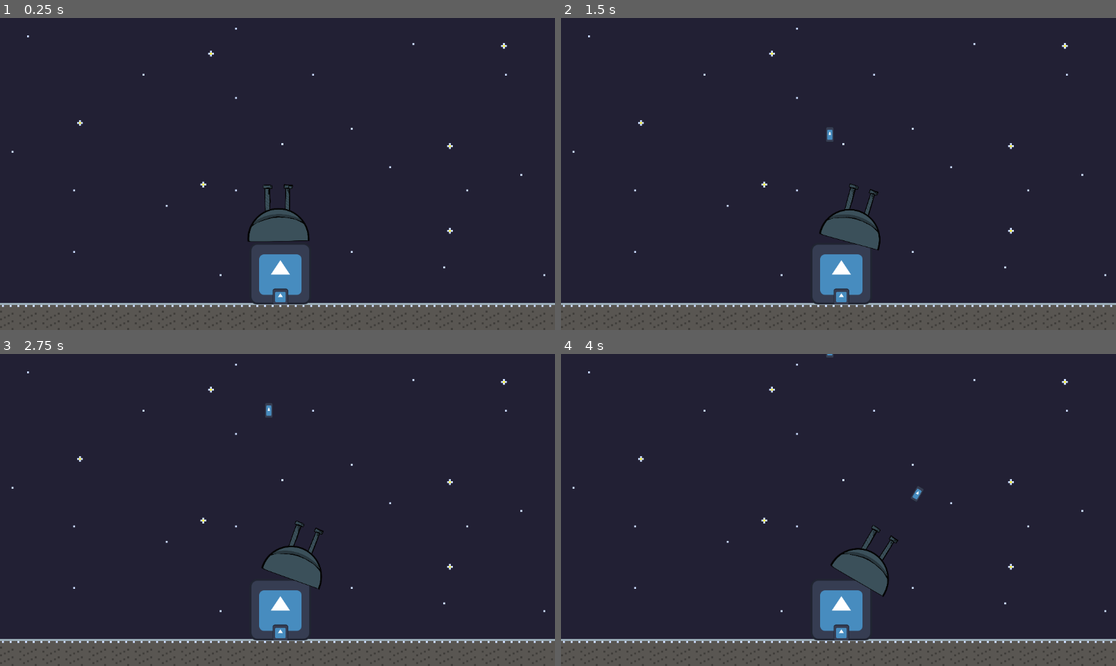
Above: before the commit, frames 1-4 (two rows, left to right).
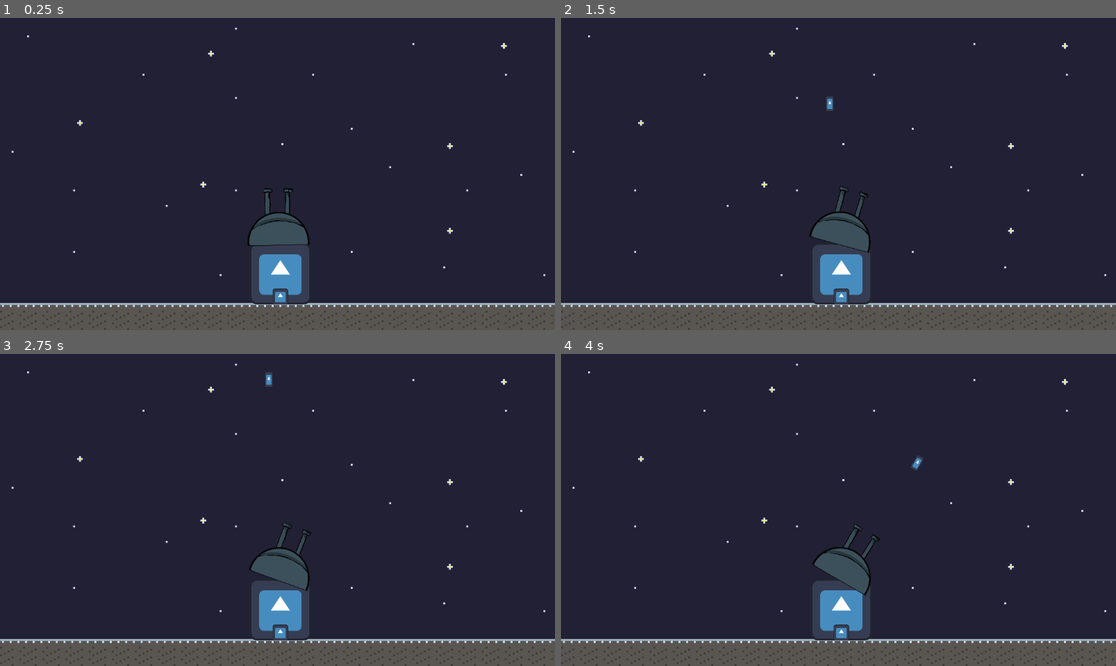
Above: after the commit, the same moments.

Repository: agoryu/galacticDefender
Game: Godot game, scene res://Level/Level.tscn
Same seed, same stepped clock (60 frames per second), same inputs: the game is played once before the commit and once after it. The engine's default icon, where the game draws it, is replaced by a stand-in: a white triangle on a blue panel in a dark square.
Inputs:
- Up to frame 1 (0.25 s): no input
- Up to frame 2 (1.5 s): tap Enter (ui_accept) at 0.5, 0.77 s; hold Right (ui_right) 0.53-1.28 s; hold Left (ui_left) from 1.28 s (still down)
- Up to frame 3 (2.75 s): tap Enter (ui_accept) at 1.52 s; release Left (ui_left) at 2.03 s; hold Right (ui_right) from 2.03 s (still down)
- Up to frame 4 (4 s): tap Enter (ui_accept) at 3.02, 3.77 s; release Right (ui_right) at 3.53 s; hold Left (ui_left) from 3.53 s (still down)

The runs differ from the first frame. In frame 1, 0.5% of the frame differs, in the area x 44-56%, y 53-74%; in frame 2, 1.0%; in frame 3, 1.1%; in frame 4, 1.3%, in the area x 45-66%, y 0-78%.

Commit message:
feat: asteroid + base

Diff:
--- /dev/null
+++ b/Character/Enemy/Asteroid.tscn
@@ -0,0 +1,20 @@
+[gd_scene load_steps=4 format=3 uid="uid://dqlyn84713ic"]
+
+[ext_resource type="Script" uid="uid://pyf3l6ev7gx1" path="res://Character/Enemy/asteroid.gd" id="1_1130v"]
+[ext_resource type="Texture2D" uid="uid://cca36ifi80l3e" path="res://icon.svg" id="1_a4umb"]
+
+[sub_resource type="RectangleShape2D" id="RectangleShape2D_a4umb"]
+size = Vector2(48, 48)
+
+[node name="Asteroid" type="CharacterBody2D"]
+collision_layer = 4
+collision_mask = 8
+script = ExtResource("1_1130v")
+
+[node name="Sprite2D" type="Sprite2D" parent="."]
+position = Vector2(-2.38419e-07, 0)
+scale = Vector2(0.375, 0.375)
+texture = ExtResource("1_a4umb")
+
+[node name="CollisionShape2D" type="CollisionShape2D" parent="."]
+shape = SubResource("RectangleShape2D_a4umb")
--- /dev/null
+++ b/Character/Enemy/asteroid.gd
@@ -0,0 +1,8 @@
+extends CharacterBody2D
+
+@onready var speed = 50
+@onready var damage = 2
+@onready var life = 3
+
+func _physics_process(delta: float) -> void:
+	pass
--- a/Character/Shooter/Bullet/bullet.gd
+++ b/Character/Shooter/Bullet/bullet.gd
@@ -1,6 +1,7 @@
 extends CharacterBody2D
 
 @export var speed = 100
+@export var damage = 1
 
 func _physics_process(delta):
 	var direction = Vector2(sin(rotation), -cos(rotation))
--- a/Character/Shooter/Shooter.tscn
+++ b/Character/Shooter/Shooter.tscn
@@ -5,7 +5,7 @@
 [ext_resource type="Texture2D" uid="uid://c41hnmqlv1tek" path="res://Character/Shooter/canon.png" id="3_3ym74"]
 
 [sub_resource type="RectangleShape2D" id="RectangleShape2D_rf7o0"]
-size = Vector2(20, 128)
+size = Vector2(16, 128)
 
 [node name="Shooter" type="Node2D"]
 script = ExtResource("1_rf7o0")
@@ -19,14 +19,15 @@
 texture = ExtResource("1_hqxc2")
 
 [node name="Canon" type="CharacterBody2D" parent="."]
+position = Vector2(0, -64)
 
 [node name="Canon" type="Sprite2D" parent="Canon"]
-position = Vector2(0, -128)
+position = Vector2(0, -56)
 scale = Vector2(0.2, 0.2)
 texture = ExtResource("3_3ym74")
 
 [node name="CollisionShape2D" type="CollisionShape2D" parent="Canon"]
-position = Vector2(0, -128)
+position = Vector2(0, -56)
 shape = SubResource("RectangleShape2D_rf7o0")
 
 [node name="Spawner1" type="Marker2D" parent="Canon"]
Not shown, added: Character/Enemy/asteroid.gd.uid
Binary file added: Character/Shooter/base.png
